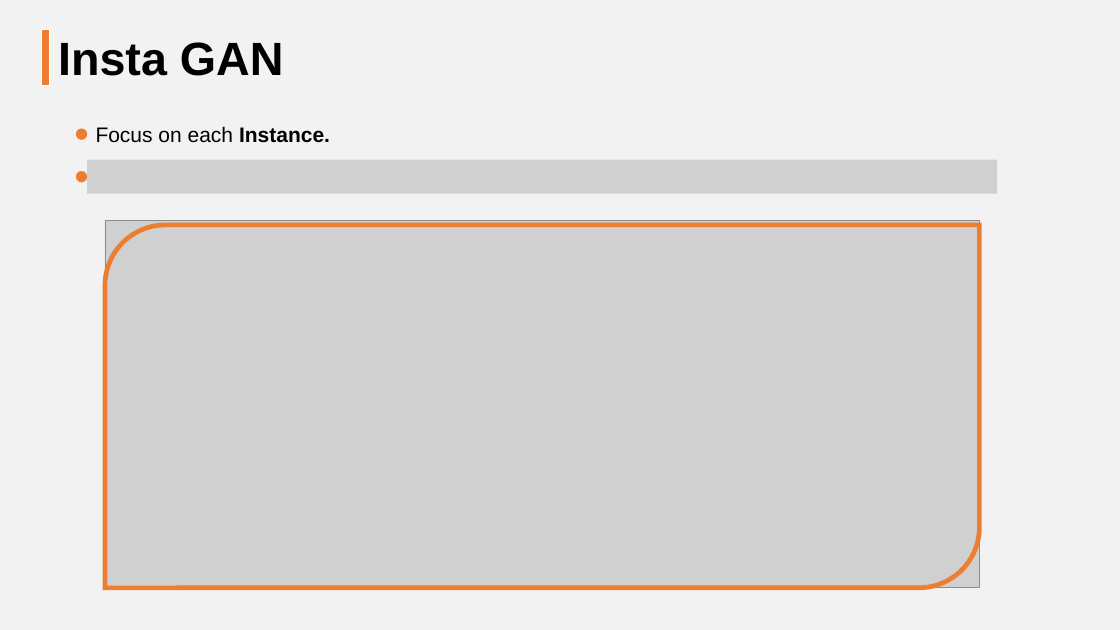
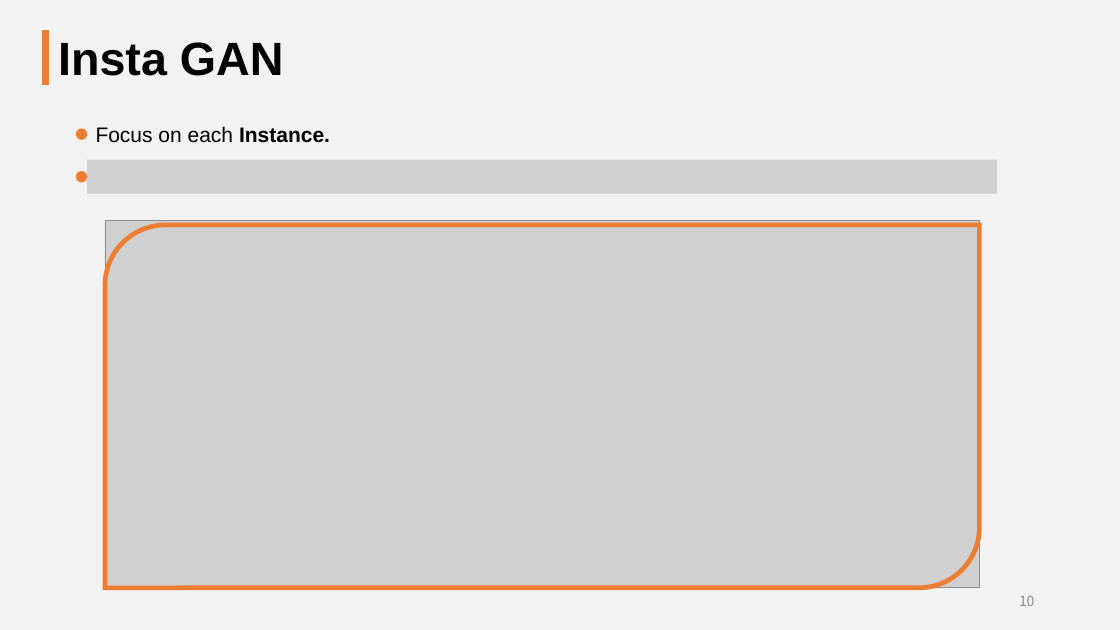
Before and after one commit to Yiujin/gradProject, a slide deck: slide 10 of paper/PPT for Project.pptx. Drawn at 1120x630 pixels with LibreOffice and Linux fonts; fonts in the diff are those of the drawing; grey boxes stand for pictures. Boxes give left, top, right and bottom in pixels: in the first picture for what was removed or moved away, otherwise in the second. Text is boxed around its words. In the diff, an @@ line names an element or a change of style, - is before the commit and + after.

```diff
--- a/paper/PPT for Project.pptx
+++ b/paper/PPT for Project.pptx
@@ page number added at [1019, 596, 1035, 606], 12 pt, text #8C8C8C @@
+10
```
Also in this commit, not shown: 15 other slides changed, 1 other file.
